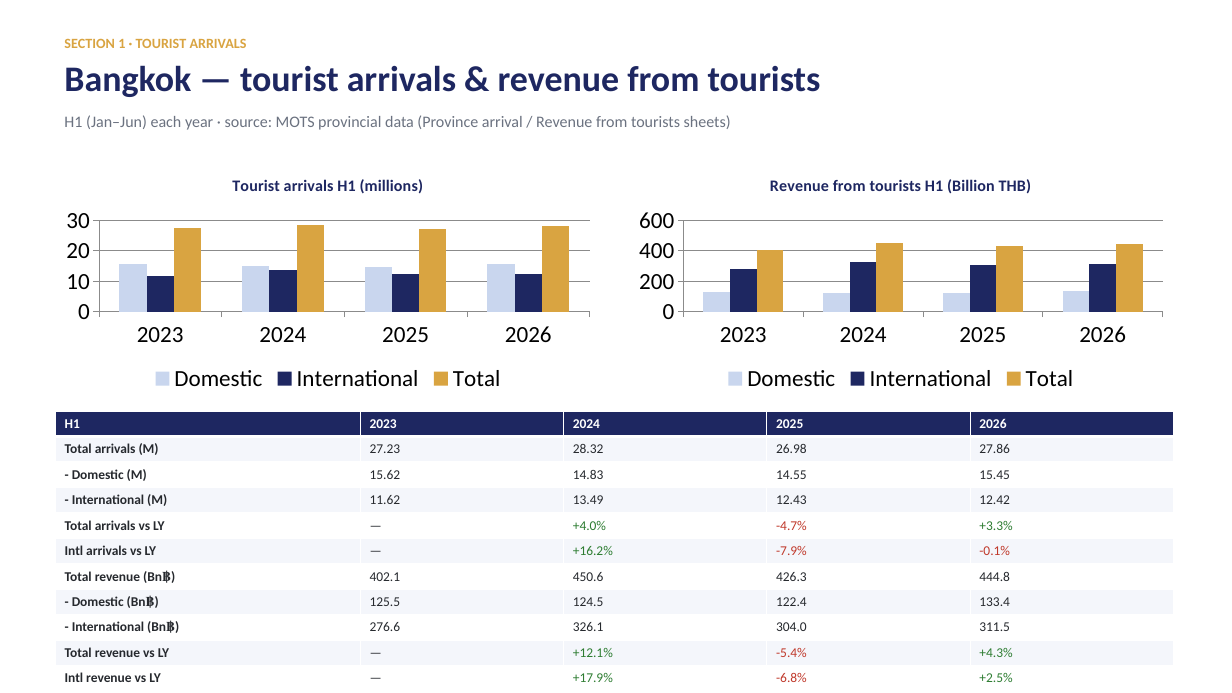
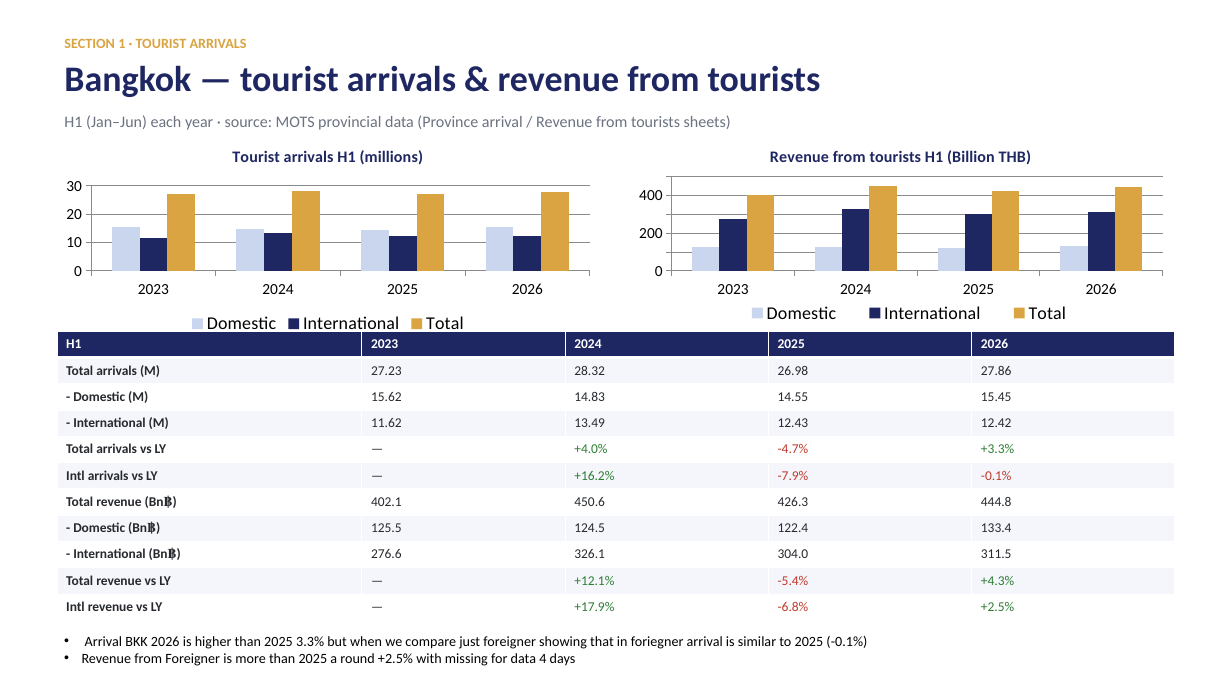
Before and after one commit to Chavin2543/mae-workspace, a slide deck: slide 11 of output/Portfolio_Performance_Report_H1-2026.pptx. Drawn at 1232x693 pixels with LibreOffice and Linux fonts; fonts in the diff are those of the drawing. Boxes give left, top, right and bottom in pixels: in the first picture for what was removed or moved away, otherwise in the second. Text is boxed around its words. In the diff, an @@ line names an element or a change of style, - is before the commit and + after.

```diff
--- a/output/Portfolio_Performance_Report_H1-2026.pptx
+++ b/output/Portfolio_Performance_Report_H1-2026.pptx
@@ column chart at (55,134,601,339) @@
@@ legend changed @@
@@ category axis changed @@
@@ value axis changed @@
@@ column chart: place and size @@
-column chart at (55,162,601,397)
+column chart at (55,134,601,339)
@@ column chart at (628,134,1174,339) @@
@@ legend changed @@
@@ category axis changed @@
@@ value axis changed @@
@@ column chart: place and size @@
-column chart at (628,162,1174,397)
+column chart at (628,134,1174,339)
@@ table: place and size @@
-table at (55,411,1174,686)
+table at (57,332,1176,621)
@@ text added at (82,636,867,666), 11 pt, text #000000 @@
+• Arrival BKK 2026 is higher than 2025 3.3% but when we compare just foreigner showing that in foriegner arrival is similar to 2025 (-0.1%)
+• Revenue from Foreigner is more than 2025 a round +2.5% with missing for data 4 days
```
Also in this commit, not shown: 17 other slides changed, 2 slides removed, 1 other file.
